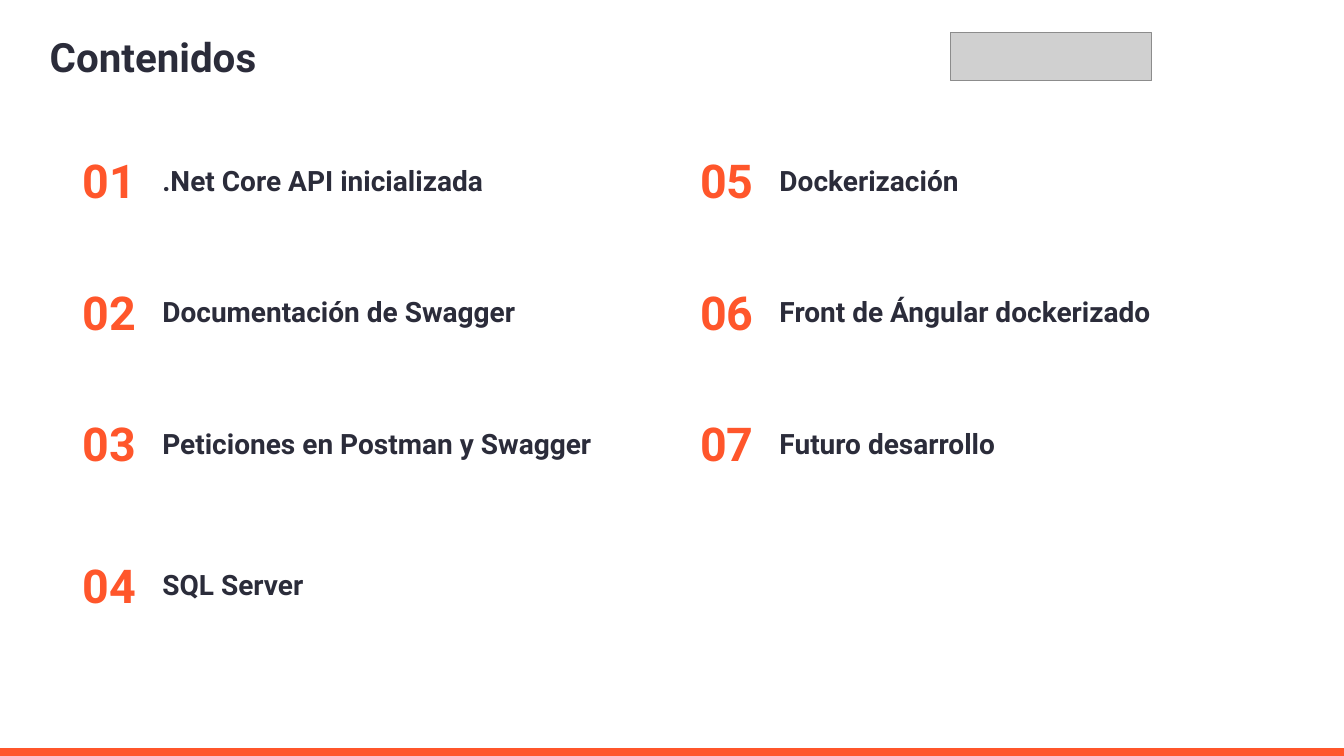
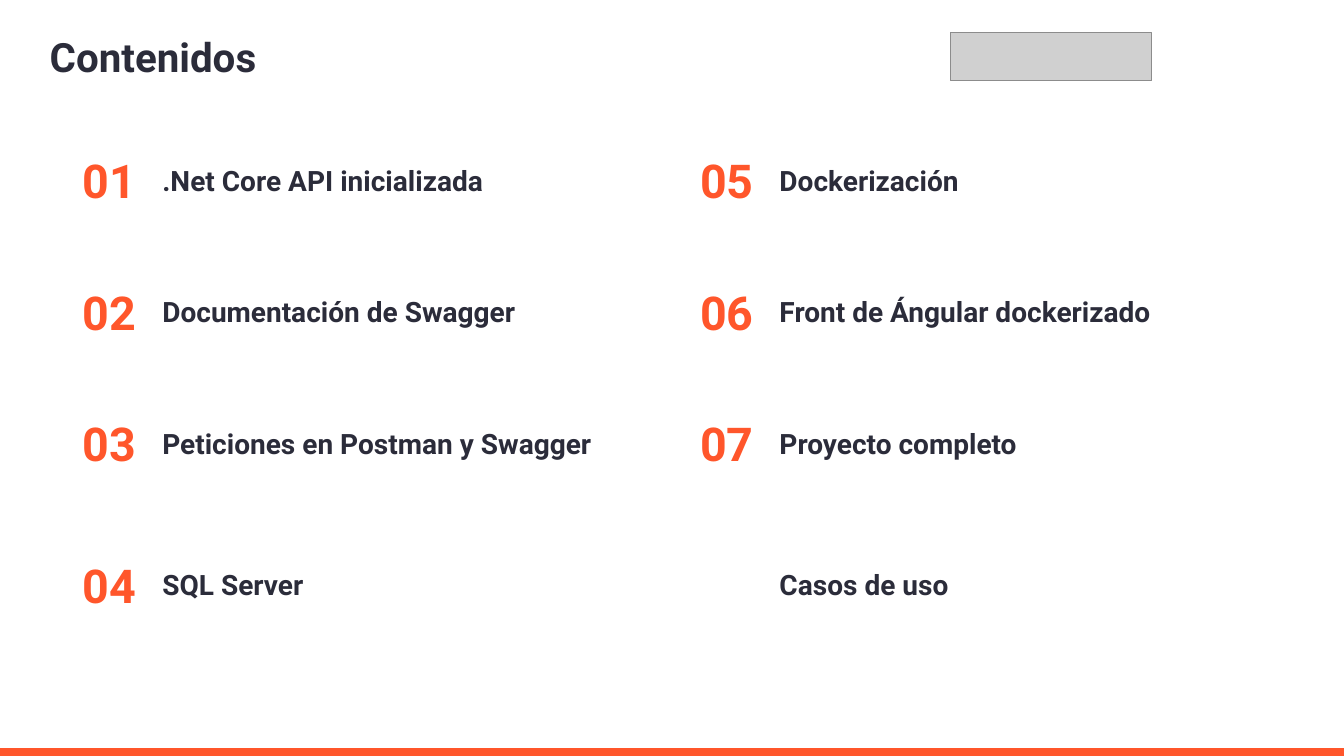
Before and after one commit to AleMedinaGarc/DotnetAPI-Practice, a slide deck: slide 3 of IniciacionDePracticasExternas.pptx. Drawn at 1344x756 pixels with LibreOffice and Linux fonts; fonts in the diff are those of the drawing; grey boxes stand for pictures; background and template pictures are left out. Boxes give left, top, right and bottom in pixels: in the first picture for what was removed or moved away, otherwise in the second. Text is boxed around its words. In the diff, an @@ line names an element or a change of style, - is before the commit and + after.

```diff
--- a/IniciacionDePracticasExternas.pptx
+++ b/IniciacionDePracticasExternas.pptx
@@ text at box(779, 433, 1017, 460): text changed @@
-Futuro desarrollo
+Proyecto completo
@@ text added at box(779, 574, 948, 596), 20 pt, text #2B2C3A, bold @@
+Casos de uso
```
Also in this commit, not shown: 1 other slide changed, 2 slides added, 1 slide removed.
